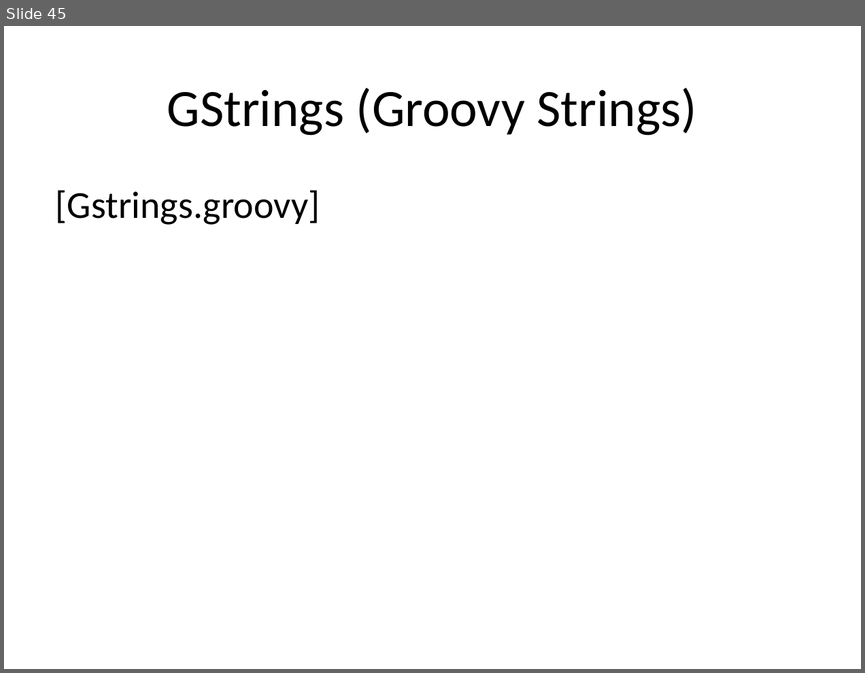
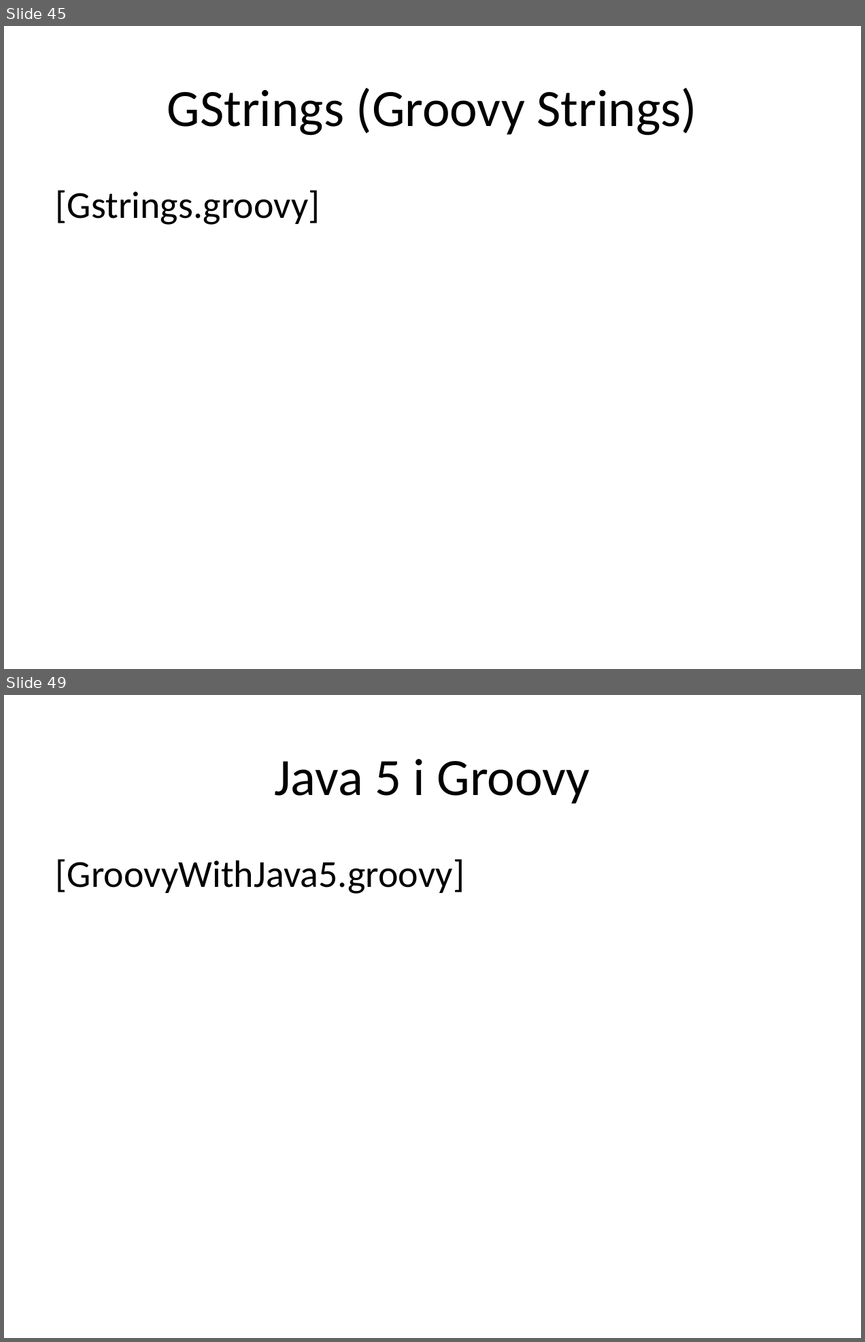
Before and after one commit to me97esn/groovyseminarium, a slide deck: groovyseminarie/dokument/groovyseminarium_source.pptx. Shown one above the other, each under a label of ours: slide 45 before the commit, slides 45 and 49 after it; the slides between them are not shown. The pictures are 865x673 and 865x1342 pixels, drawn with LibreOffice and Linux fonts; fonts in the diff are those of the drawing. Boxes give left, top, right and bottom in pixels: in the first picture for what was removed or moved away, otherwise in the second. Text is boxed around its words. In the diff, an @@ line names an element or a change of style, - is before the commit and + after.

Commit message:
lagt till Closure-klasser i groovy o java

```diff
--- a/groovyseminarie/dokument/groovyseminarium_source.pptx
+++ b/groovyseminarie/dokument/groovyseminarium_source.pptx
@@ slide 49 added at [4, 695, 861, 1338], background #FFFFFF @@
@@ title added at [274, 759, 590, 804], 44 pt, text #000000 @@
+Java 5 i Groovy
@@ text added at [56, 859, 465, 894], 32 pt, text #000000 @@
+[GroovyWithJava5.groovy]
```
Also in this commit, not shown: 10 other slides added, 10 other files.
